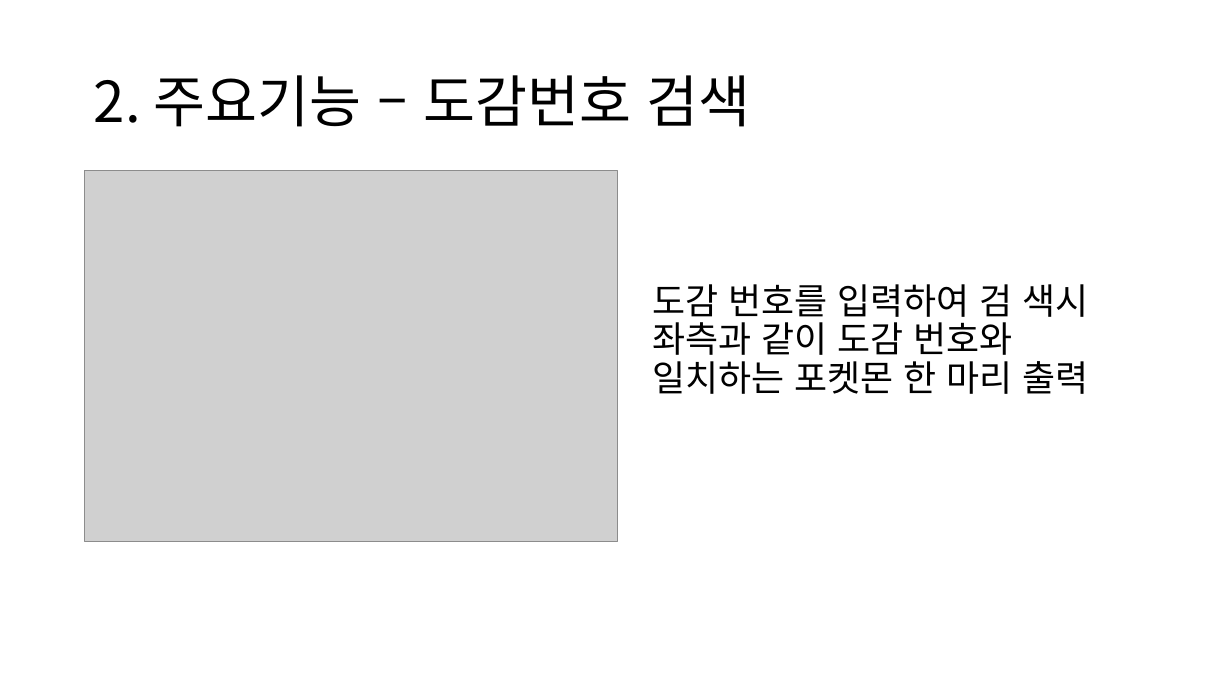
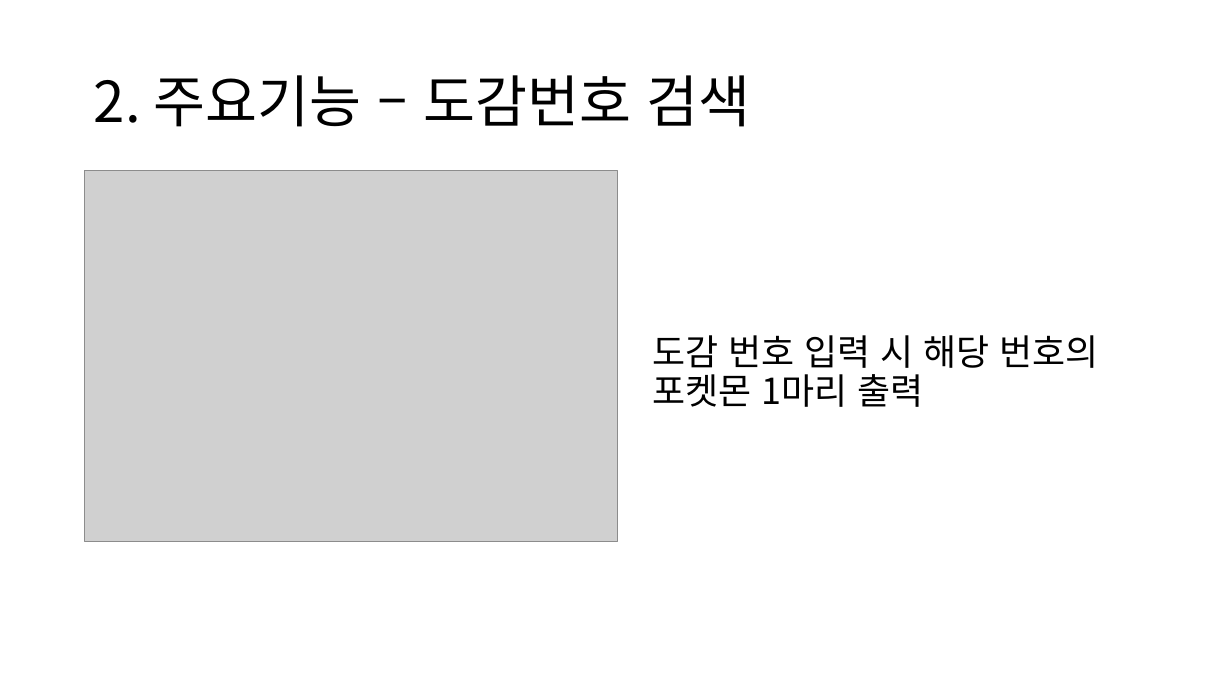
Before and after one commit to lhj4369/Pokemon-Wiki, a slide deck: slide 9 of 발표자료.pptx. Drawn at 1232x693 pixels with LibreOffice and Linux fonts; fonts in the diff are those of the drawing; grey boxes stand for pictures. Boxes give left, top, right and bottom in pixels: in the first picture for what was removed or moved away, otherwise in the second. Text is boxed around its words. In the diff, an @@ line names an element or a change of style, - is before the commit and + after.

```diff
--- a/발표자료.pptx
+++ b/발표자료.pptx
@@ text at (652,335,1099,407): text changed @@
-도감 번호를 입력하여 검 색시 좌측과 같이 도감 번호와 일치하는 포켓몬 한 마리 출력
+도감 번호 입력 시 해당 번호의 포켓몬 1마리 출력
```
Also in this commit, not shown: 11 other slides changed.
